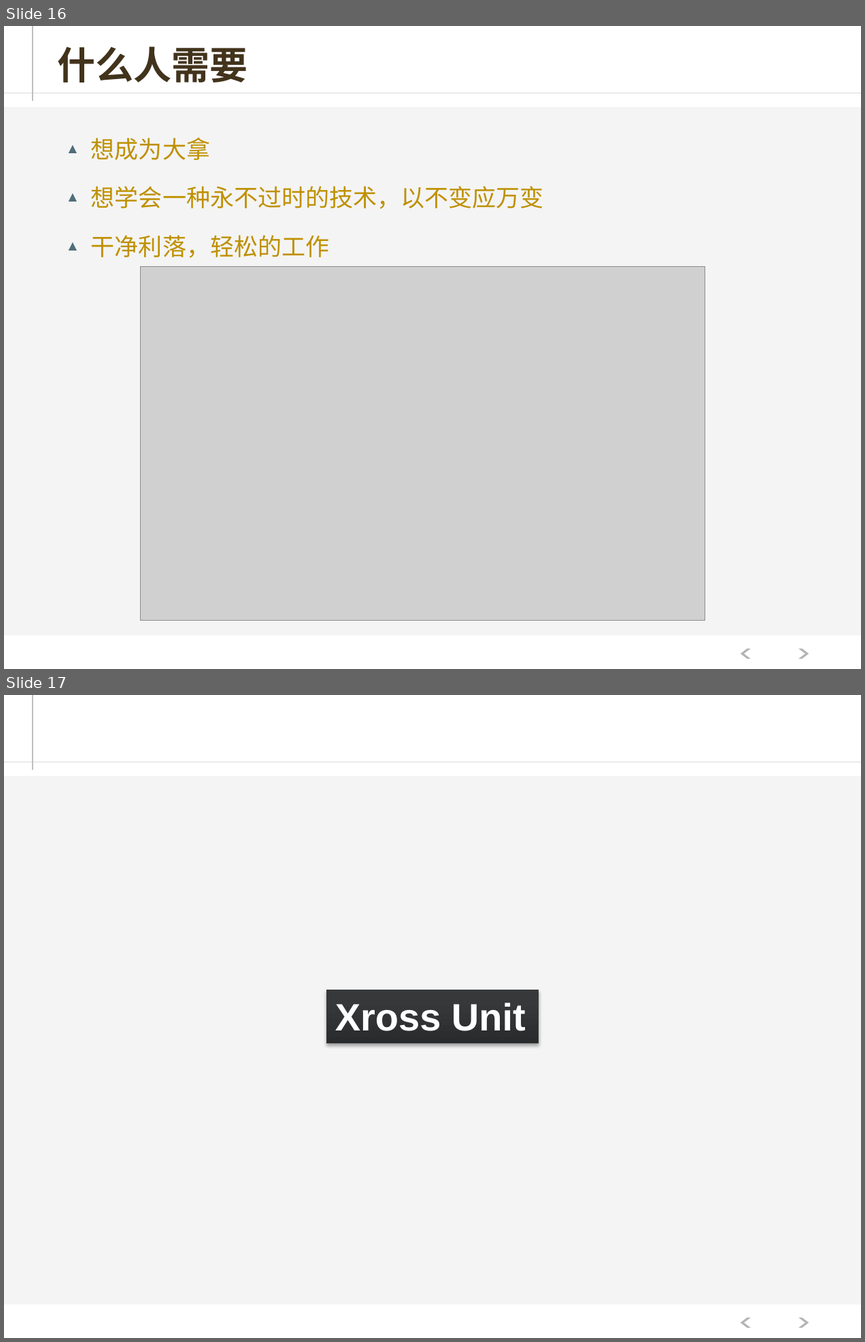
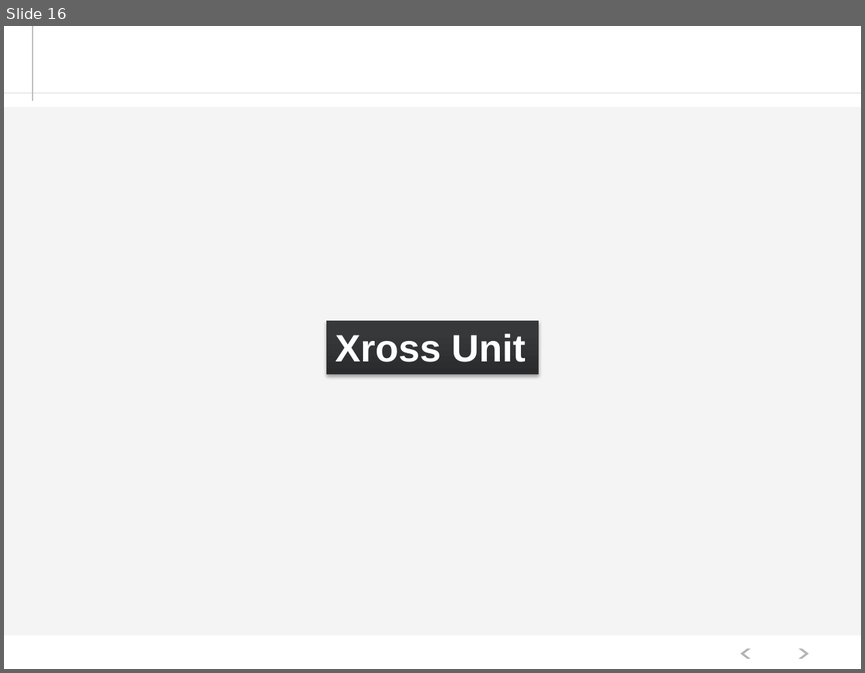
Before and after one commit to hejiehui/xross-tools-installer, a slide deck: doc/X-series V2.pptx. Shown one above the other, each under a label of ours: slides 16 and 17 before the commit, slide 16 after it. The pictures are 865x1342 and 865x673 pixels, drawn with LibreOffice and Linux fonts; fonts in the diff are those of the drawing; grey boxes stand for pictures. Boxes give left, top, right and bottom in pixels: in the first picture for what was removed or moved away, otherwise in the second. Text is boxed around its words. In the diff, an @@ line names an element or a change of style, - is before the commit and + after.

```diff
--- a/doc/X-series V2.pptx
+++ b/doc/X-series V2.pptx
@@ slide 16 removed at (x1=4, y1=26, x2=861, y2=669), background #FFFFFF; not listed: 5 template elements that a slide beside it also shows @@
@@ title removed at (x1=57, y1=46, x2=247, y2=82) @@
-什么人需要
@@ text removed at (x1=91, y1=138, x2=544, y2=258) @@
-▲ 想成为大拿
-▲ 想学会一种永不过时的技术，以不变应万变
-▲ 干净利落，轻松的工作
@@ picture removed at (x1=140, y1=267, x2=705, y2=620) @@
@@ what was slide 17 is now slide 16 @@
```
Also in this commit, not shown: 1 slide changed.
